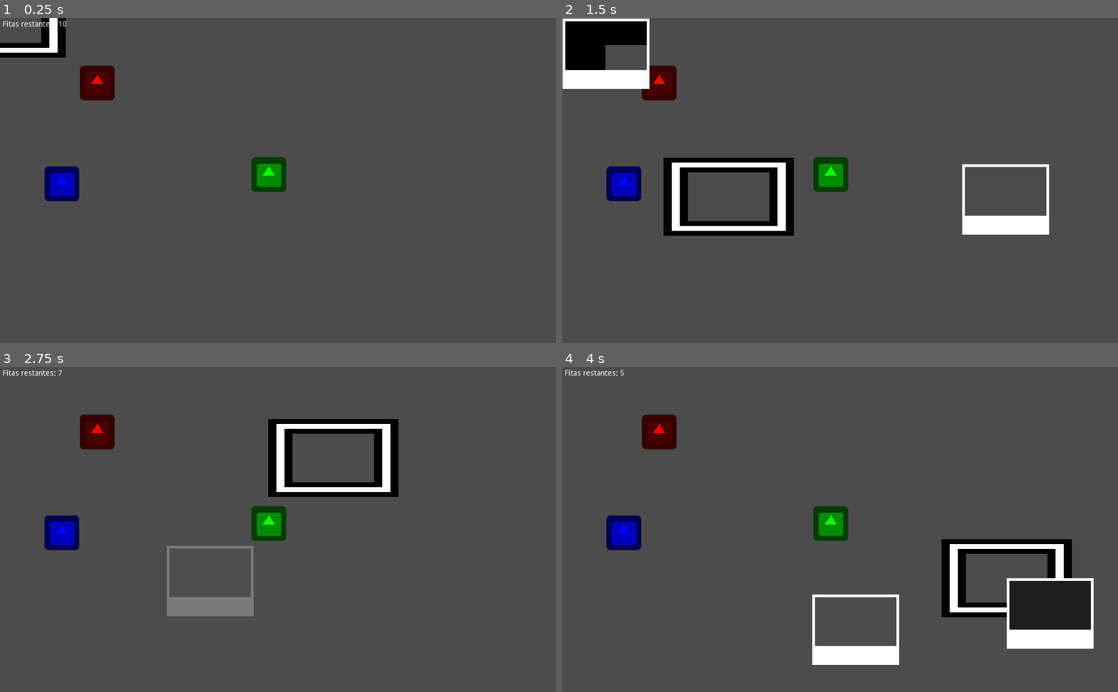
Above: before the commit, frames 1-4 (two rows, left to right).
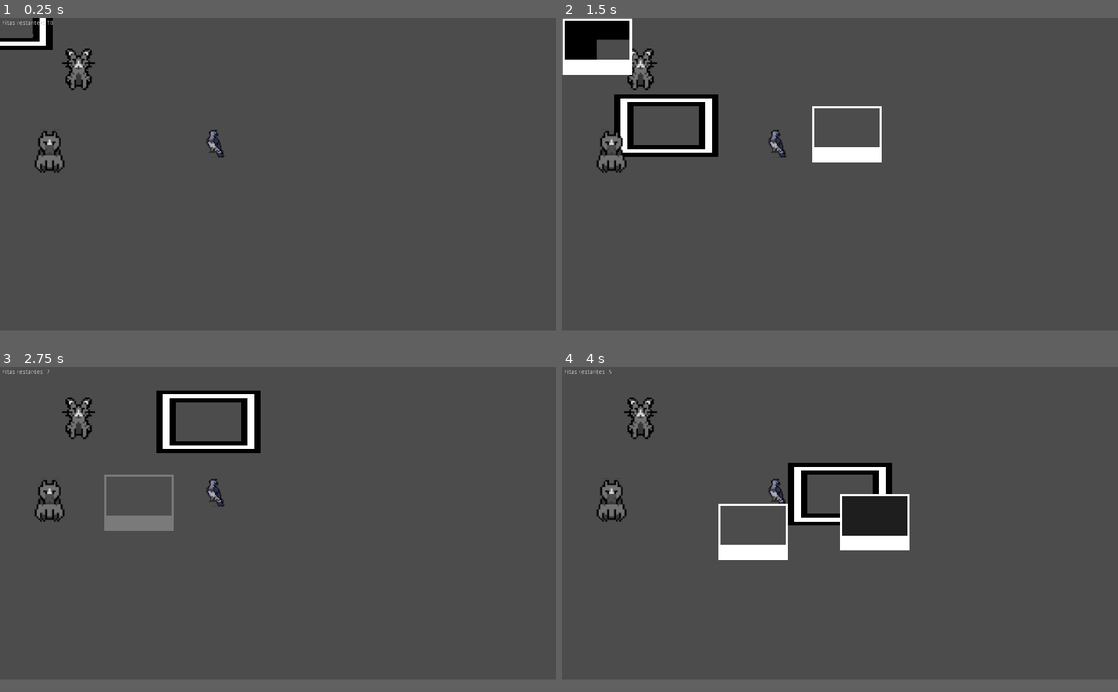
Above: after the commit, the same moments.

Repository: Dwahgon/fauna-em-foco
Game: Godot game, scene res://Fases/Jogo/Jogo.tscn
The game is run twice, just before and just after one commit, with the same random seed, the same clock (stepped at 60 frames per second) and the same inputs. This scene is started directly instead of the project's main scene. The engine's default icon, where the game draws it, is replaced by a stand-in: a white triangle on a blue panel in a dark square.
Inputs (mouse positions are in pixels of both pictures, inside the frame that each line leads up to):
- Up to frame 1 (0.25 s): no input
- Up to frame 2 (1.5 s): tap Enter (ui_accept) at 0.5, 0.77 s; move the mouse to (962, 164) at 0.52 s; move the mouse to (728, 196) at 1.27 s
- Up to frame 3 (2.75 s): tap Enter (ui_accept) at 1.52 s; move the mouse to (333, 458) at 2.02 s
- Up to frame 4 (4 s): move the mouse to (812, 594) at 2.77 s; tap Enter (ui_accept) at 3.02, 3.77 s; move the mouse to (1006, 578) at 3.52 s
In our replay, the window is 800x468 before the commit and 800x450 after it. These sizes can differ from the game's own. Grey fills any space a smaller window leaves; there, only what the larger window draws over its background counts as a difference.

The runs differ from the first frame. In frame 1, 3.8% of the frame differs, in the area x 0-52%, y 0-57%; in frame 2, 12%; in frame 3, 10%; in frame 4, 14%, in the area x 0-96%, y 0-92%.

Commit message:
feat: added dynamic image setting and fullscreen possibility

Diff:
--- a/Animais/Animal.gd
+++ b/Animais/Animal.gd
@@ -1,3 +1,11 @@
 extends Node2D
 
 export(int) var id_animal: int = 0
+
+func _ready():
+	print()
+	var texture = ImageTexture.new()
+	var image = Image.new()
+	image.load("res://Assets/Sprites/"+Globais.dados_animais[str(id_animal)]["nome"]+".png")
+	texture.create_from_image(image)
+	$Sprite.texture = texture
--- a/Animais/Animal.tscn
+++ b/Animais/Animal.tscn
@@ -1,7 +1,6 @@
-[gd_scene load_steps=4 format=2]
+[gd_scene load_steps=3 format=2]
 
 [ext_resource path="res://Animais/Animal.gd" type="Script" id=1]
-[ext_resource path="res://Assets/icon.png" type="Texture" id=2]
 
 [sub_resource type="RectangleShape2D" id=1]
 extents = Vector2( 32, 32 )
@@ -10,7 +9,7 @@
 script = ExtResource( 1 )
 
 [node name="Sprite" type="Sprite" parent="."]
-texture = ExtResource( 2 )
+scale = Vector2( 2, 2 )
 
 [node name="CollisionShape2D" type="CollisionShape2D" parent="."]
 shape = SubResource( 1 )
--- a/Assets/animal_list.json
+++ b/Assets/animal_list.json
@@ -85,7 +85,7 @@
     "descricao": "É conhecido também como macaco da noite porque possui hábitos noturnos e pode resultar parecido a um mico. Mas na verdade, os juparás pertencem à mesma família dos guaxinins e dos quatis, e não têm parentescos com as espécies de macacos que habitam nas selvas brasileiras."
   },
   "17": {
-    "nome": "Gato-maracajá",
+    "nome": "Gato-maracaja",
     "nivel": 0,
     "descricao": "O gato-maracajá prefere caçar andando na galhada de árvores e se alimenta de pequenos vertebrados, principalmente roedores e aves."
   }
--- a/Fases/Jogo/Jogo.gd
+++ b/Fases/Jogo/Jogo.gd
@@ -17,6 +17,7 @@
 	emit_signal("fitas_restantes_atualizada", fitas_restantes)
 	Globais.fotos_tiradas.clear()
 	_atualizar_nome_foto()
+	Input.set_mouse_mode(Input.MOUSE_MODE_HIDDEN)
 
 
 func _on_MaquinaFotogrfica_foto_tirada(nome_imagem, _objetos_na_foto):
--- a/Fases/Jogo/Jogo.tscn
+++ b/Fases/Jogo/Jogo.tscn
@@ -24,18 +24,16 @@
 tamanho_foto = Vector2( 150, 90 )
 
 [node name="Animal" parent="ViewportJogo/MundoJogo" instance=ExtResource( 2 )]
-modulate = Color( 1, 0, 0, 1 )
 position = Vector2( 179, 120 )
+id_animal = 17
 
 [node name="Animal2" parent="ViewportJogo/MundoJogo" instance=ExtResource( 2 )]
-modulate = Color( 0.054902, 1, 0, 1 )
 position = Vector2( 495, 289 )
 id_animal = 1
 
 [node name="Animal3" parent="ViewportJogo/MundoJogo" instance=ExtResource( 2 )]
-modulate = Color( 0.00784314, 0, 1, 1 )
 position = Vector2( 114, 306 )
-id_animal = 2
+id_animal = 13
 
 [node name="Interface" parent="." instance=ExtResource( 4 )]
 
--- a/Interface/AlbumFotos/AlbumFotos.gd
+++ b/Interface/AlbumFotos/AlbumFotos.gd
@@ -9,13 +9,12 @@
 const CAMINHO_CENA_JOGO = "res://Fases/Jogo/Jogo.tscn"
 const CENA_POLAROID_UI = preload("res://Interface/AlbumFotos/PolaroidUI.tscn")
 
-
 var id_animais = []
 var pagina_atual = -1
 
-
 func _ready():
 	get_node(NODE_PONTUACAO).text = "Sua pontuacao: %d" % Globais.calcular_pontuacao()
+	Input.set_mouse_mode(Input.MOUSE_MODE_VISIBLE)
 
 	for elemento in Globais.fotos_tiradas:
 		var animais = elemento["animais"]
--- a/Interface/AlbumFotos/AlbumFotos.tscn
+++ b/Interface/AlbumFotos/AlbumFotos.tscn
@@ -20,7 +20,7 @@
 anchor_bottom = 1.0
 
 [node name="MargemBarraTitulo" type="MarginContainer" parent="TelaAlbum/VBoxContainer"]
-margin_right = 1024.0
+margin_right = 1280.0
 margin_bottom = 54.0
 custom_constants/margin_right = 10
 custom_constants/margin_top = 10
@@ -30,14 +30,14 @@
 [node name="FundoTitulo" type="Panel" parent="TelaAlbum/VBoxContainer/MargemBarraTitulo"]
 margin_left = 10.0
 margin_top = 10.0
-margin_right = 1014.0
+margin_right = 1270.0
 margin_bottom = 44.0
 custom_styles/panel = SubResource( 1 )
 
 [node name="MargemTextoTitulo" type="MarginContainer" parent="TelaAlbum/VBoxContainer/MargemBarraTitulo"]
 margin_left = 10.0
 margin_top = 10.0
-margin_right = 1014.0
+margin_right = 1270.0
 margin_bottom = 44.0
 custom_constants/margin_right = 10
 custom_constants/margin_top = 10
@@ -48,38 +48,38 @@
 unique_name_in_owner = true
 margin_left = 10.0
 margin_top = 10.0
-margin_right = 994.0
+margin_right = 1250.0
 margin_bottom = 24.0
 text = "Nome do animal aqui"
 align = 1
 
 [node name="MargemAlbum" type="MarginContainer" parent="TelaAlbum/VBoxContainer"]
 margin_top = 58.0
-margin_right = 1024.0
-margin_bottom = 468.0
+margin_right = 1280.0
+margin_bottom = 588.0
 size_flags_vertical = 3
 custom_constants/margin_right = 10
 custom_constants/margin_left = 10
 
 [node name="HBoxContainer" type="HBoxContainer" parent="TelaAlbum/VBoxContainer/MargemAlbum"]
 margin_left = 10.0
-margin_right = 1014.0
-margin_bottom = 410.0
+margin_right = 1270.0
+margin_bottom = 530.0
 size_flags_vertical = 3
 
 [node name="MargemFotos" type="MarginContainer" parent="TelaAlbum/VBoxContainer/MargemAlbum/HBoxContainer"]
 margin_right = 672.0
-margin_bottom = 410.0
+margin_bottom = 530.0
 size_flags_horizontal = 3
 
 [node name="FundoFotos" type="Panel" parent="TelaAlbum/VBoxContainer/MargemAlbum/HBoxContainer/MargemFotos"]
 margin_right = 672.0
-margin_bottom = 410.0
+margin_bottom = 530.0
 custom_styles/panel = SubResource( 1 )
 
 [node name="MargemFotosItens" type="MarginContainer" parent="TelaAlbum/VBoxContainer/MargemAlbum/HBoxContainer/MargemFotos"]
 margin_right = 672.0
-margin_bottom = 410.0
+margin_bottom = 530.0
 rect_min_size = Vector2( 672, 0 )
 custom_constants/margin_right = 10
 custom_constants/margin_top = 10
@@ -91,26 +91,26 @@
 margin_left = 10.0
 margin_top = 10.0
 margin_right = 662.0
-margin_bottom = 400.0
+margin_bottom = 520.0
 columns = 4
 
 [node name="MargemDescricao" type="MarginContainer" parent="TelaAlbum/VBoxContainer/MargemAlbum/HBoxContainer"]
 margin_left = 676.0
-margin_right = 1004.0
-margin_bottom = 410.0
+margin_right = 1260.0
+margin_bottom = 530.0
 size_flags_horizontal = 3
 custom_constants/margin_left = 5
 
 [node name="FundoDescricao" type="Panel" parent="TelaAlbum/VBoxContainer/MargemAlbum/HBoxContainer/MargemDescricao"]
 margin_left = 5.0
-margin_right = 328.0
-margin_bottom = 410.0
+margin_right = 584.0
+margin_bottom = 530.0
 custom_styles/panel = SubResource( 1 )
 
 [node name="MargemTextoDescricao" type="MarginContainer" parent="TelaAlbum/VBoxContainer/MargemAlbum/HBoxContainer/MargemDescricao"]
 margin_left = 5.0
-margin_right = 328.0
-margin_bottom = 410.0
+margin_right = 584.0
+margin_bottom = 530.0
 custom_constants/margin_right = 10
 custom_constants/margin_top = 10
 custom_constants/margin_left = 10
@@ -120,32 +120,32 @@
 unique_name_in_owner = true
 margin_left = 10.0
 margin_top = 10.0
-margin_right = 313.0
-margin_bottom = 400.0
+margin_right = 569.0
+margin_bottom = 520.0
 size_flags_vertical = 3
 text = "fjasdklfjaklsdfasdfasdfjaskldfjklasjkldfjklajlksdfjkljklasdfjkljklasdjklfljkasjkldfjklasdfjkllajksdfjklajklsdfjlkaljksljkasddjklkkkkkkkkkkkkdfaklsdfjkasjkdfjkasjdkflaçsdjklf
 "
 autowrap = true
 
 [node name="MarginContainer" type="MarginContainer" parent="TelaAlbum/VBoxContainer"]
-margin_top = 472.0
-margin_right = 1024.0
-margin_bottom = 506.0
+margin_top = 592.0
+margin_right = 1280.0
+margin_bottom = 626.0
 custom_constants/margin_top = 10
 custom_constants/margin_bottom = 10
 
 [node name="Pontuacao" type="Label" parent="TelaAlbum/VBoxContainer/MarginContainer"]
 unique_name_in_owner = true
 margin_top = 10.0
-margin_right = 1024.0
+margin_right = 1280.0
 margin_bottom = 24.0
 text = "Sua pontuação: 100000 pontos"
 align = 1
 
 [node name="MargemBotoes" type="MarginContainer" parent="TelaAlbum/VBoxContainer"]
-margin_top = 510.0
-margin_right = 1024.0
-margin_bottom = 600.0
+margin_top = 630.0
+margin_right = 1280.0
+margin_bottom = 720.0
 size_flags_vertical = 3
 size_flags_stretch_ratio = 0.15
 custom_constants/margin_right = 10
@@ -156,7 +156,7 @@
 [node name="HBoxContainer" type="HBoxContainer" parent="TelaAlbum/VBoxContainer/MargemBotoes"]
 margin_left = 10.0
 margin_top = 10.0
-margin_right = 1014.0
+margin_right = 1270.0
 margin_bottom = 80.0
 rect_min_size = Vector2( 0, 70 )
 alignment = 1
@@ -187,26 +187,26 @@
 
 [node name="Separador" type="Control" parent="TelaAlbum/VBoxContainer/MargemBotoes/HBoxContainer"]
 margin_left = 74.0
-margin_right = 450.0
+margin_right = 578.0
 margin_bottom = 70.0
 size_flags_horizontal = 3
 
 [node name="BotaoIrParaJogo" type="Button" parent="TelaAlbum/VBoxContainer/MargemBotoes/HBoxContainer"]
-margin_left = 454.0
-margin_right = 549.0
+margin_left = 582.0
+margin_right = 677.0
 margin_bottom = 70.0
 text = "Jogar Denovo"
 
 [node name="Separador2" type="Control" parent="TelaAlbum/VBoxContainer/MargemBotoes/HBoxContainer"]
-margin_left = 553.0
-margin_right = 930.0
+margin_left = 681.0
+margin_right = 1186.0
 margin_bottom = 70.0
 size_flags_horizontal = 3
 
 [node name="BotaoContinuar" type="Button" parent="TelaAlbum/VBoxContainer/MargemBotoes/HBoxContainer"]
 unique_name_in_owner = true
-margin_left = 934.0
-margin_right = 1004.0
+margin_left = 1190.0
+margin_right = 1260.0
 margin_bottom = 70.0
 rect_min_size = Vector2( 70, 0 )
 
@@ -245,8 +245,8 @@
 [node name="VBoxContainer" type="VBoxContainer" parent="TelaAlbumVazia/MargemConteudo"]
 margin_left = 20.0
 margin_top = 20.0
-margin_right = 1004.0
-margin_bottom = 580.0
+margin_right = 1260.0
+margin_bottom = 700.0
 
 [node name="PainelTexto" type="Panel" parent="TelaAlbumVazia/MargemConteudo/VBoxContainer"]
 margin_right = 984.0
--- a/project.godot
+++ b/project.godot
@@ -18,6 +18,13 @@
 
 Globais="*res://AutoLoads/Globais.gd"
 
+[display]
+
+window/size/width=1280
+window/size/height=720
+window/stretch/mode="2d"
+window/stretch/aspect="keep"
+
 [gui]
 
 common/drop_mouse_on_gui_input_disabled=true
Binary file added: Assets/Sprites/Capivara.png
Not shown, added: Assets/Sprites/Capivara.png.import
Binary file added: Assets/Sprites/Gato-maracaja.png
Not shown, added: Assets/Sprites/Gato-maracaja.png.import
Renamed: Assets/Sprites/royalhawk blueish-export.png -> Assets/Sprites/Harpia.png
Not shown, added: Assets/Sprites/Harpia.png.import
Renamed: Assets/Sprites/royalhawk blueish.png -> Assets/Sprites/Harpia2.png
Not shown, added: Assets/Sprites/Harpia2.png.import
